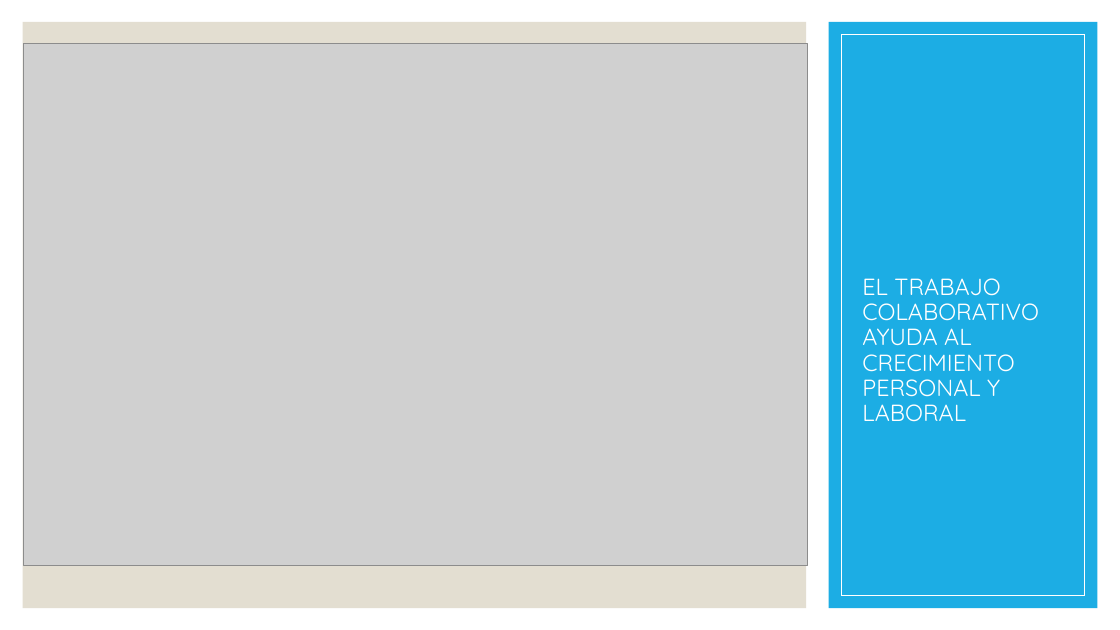
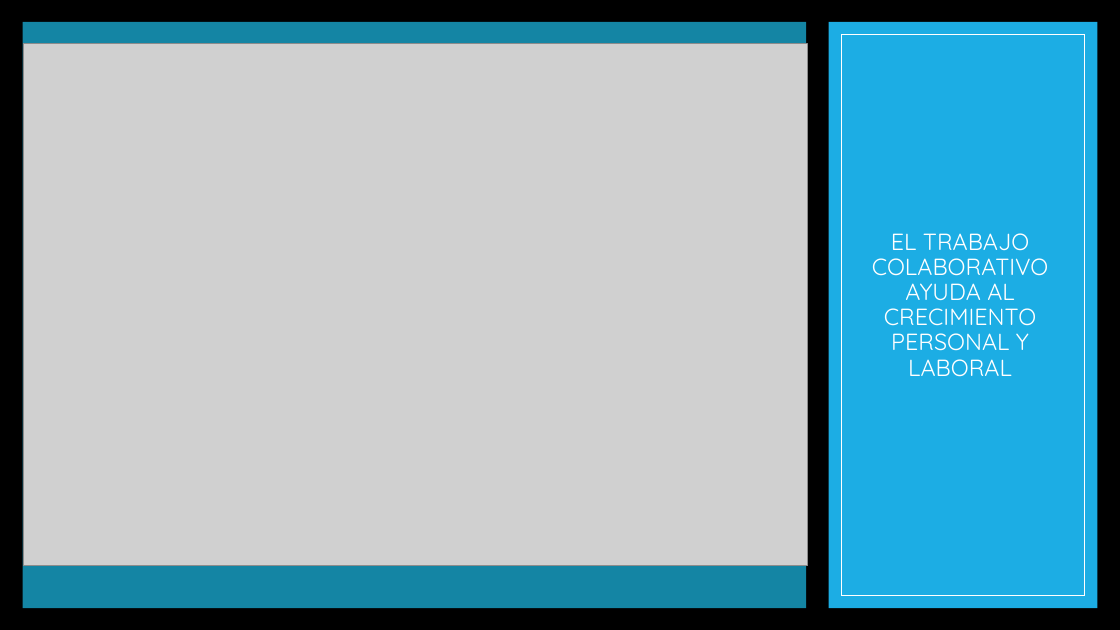
Before and after one commit to Jessica-Bonilla/PruebasTIC2019, a slide deck: slide 8 of Trabajo colaborativo.pptx. Drawn at 1120x630 pixels with LibreOffice and Linux fonts; fonts in the diff are those of the drawing; grey boxes stand for pictures; background and template pictures are left out. Boxes give left, top, right and bottom in pixels: in the first picture for what was removed or moved away, otherwise in the second. Text is boxed around its words. In the diff, an @@ line names an element or a change of style, - is before the commit and + after.

```diff
--- a/Trabajo colaborativo.pptx
+++ b/Trabajo colaborativo.pptx
@@ background #FFFFFF to picture (left out) @@
@@ rectangle at (23, 22, 807, 608): fill #E3DED1 to #1485A4 @@
@@ title "EL TRABAJO COLABORATIVO AYUDA AL ...": place and size @@
-title "EL TRABAJO COLABORATIVO AYUDA AL ..." at (862, 278, 1039, 422)
+title "EL TRABAJO COLABORATIVO AYUDA AL ..." at (872, 233, 1049, 377)
@@ title "EL TRABAJO COLABORATIVO AYUDA AL ..." at (872, 233, 1049, 377): alignment left to centre; vertical alignment bottom to middle @@
```
Also in this commit, not shown: 7 other slides changed, 2 other files.
